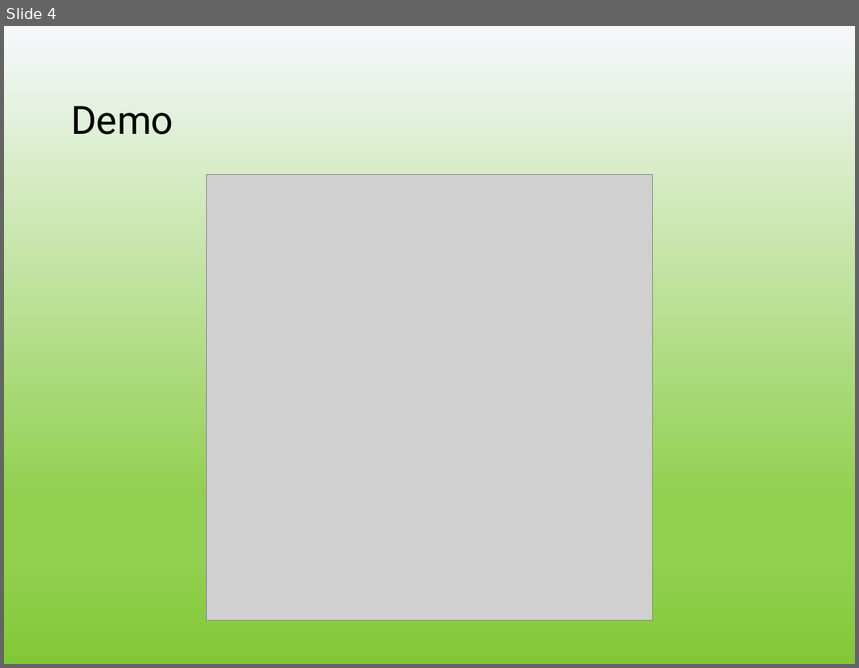
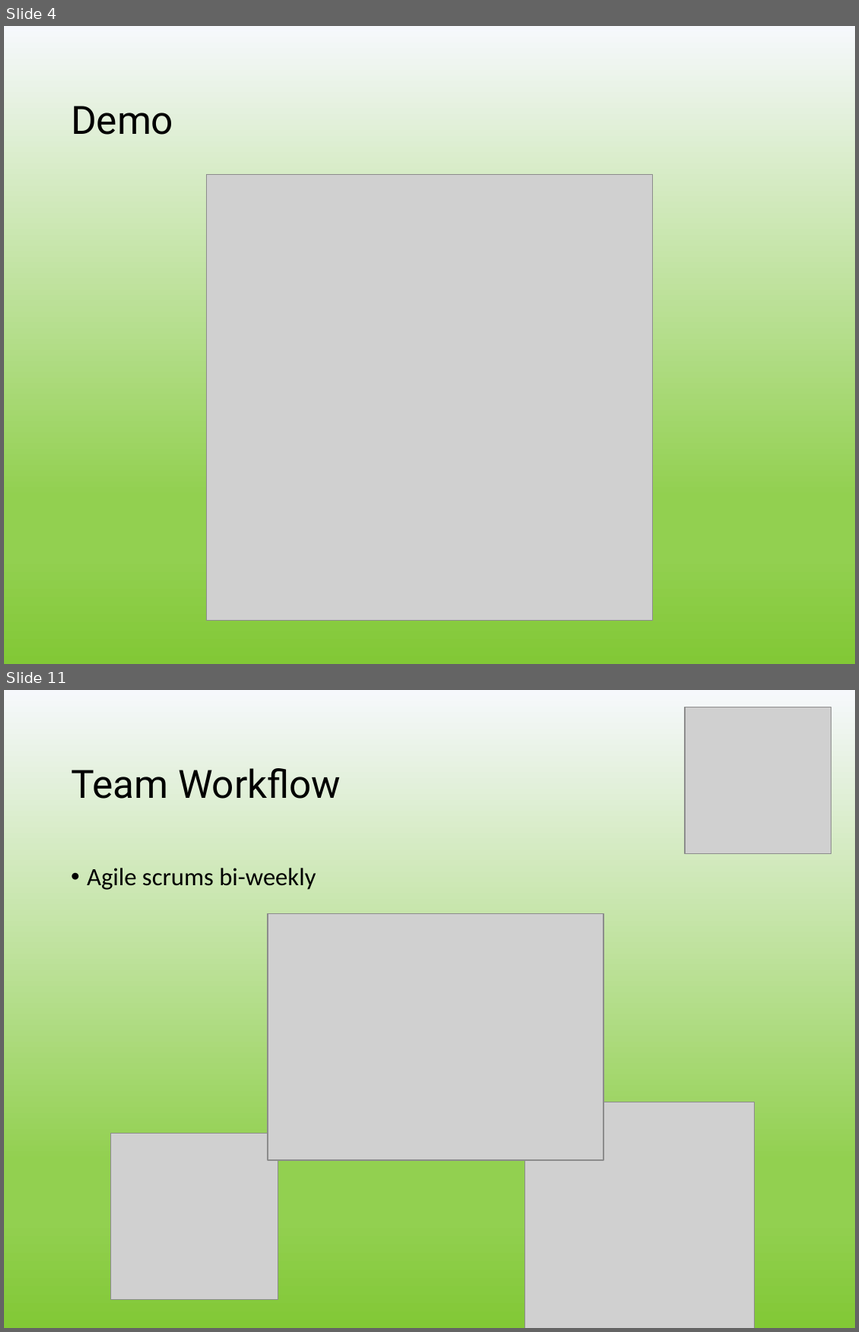
Before and after one commit to vicchig/StudentAgenda, a slide deck: d3/CSC301 TDSB Education app final presentation.pptx. Shown one above the other, each under a label of ours: slide 4 before the commit, slides 4 and 11 after it; the slides between them are not shown. The pictures are 859x668 and 859x1332 pixels, drawn with LibreOffice and Linux fonts; fonts in the diff are those of the drawing; grey boxes stand for pictures; background and template pictures are left out. Boxes give left, top, right and bottom in pixels: in the first picture for what was removed or moved away, otherwise in the second. Text is boxed around its words. In the diff, an @@ line names an element or a change of style, - is before the commit and + after.

```diff
--- a/d3/CSC301 TDSB Education app final presentation.pptx
+++ b/d3/CSC301 TDSB Education app final presentation.pptx
@@ slide 11 added at (x1=4, y1=690, x2=855, y2=1328), background picture (left out) @@
@@ picture added at (x1=685, y1=707, x2=832, y2=853) @@
@@ title added at (x1=71, y1=768, x2=341, y2=799), 33 pt, text #000000 @@
+Team Workflow
@@ text added at (x1=87, y1=868, x2=316, y2=890), 21 pt, text #000000 @@
+• Agile scrums bi-weekly
@@ picture added at (x1=268, y1=914, x2=604, y2=1160) @@
@@ picture added at (x1=525, y1=1102, x2=755, y2=1328) @@
@@ picture added at (x1=111, y1=1134, x2=278, y2=1300) @@
```
Also in this commit, not shown: 7 slides changed, 2 other slides added, 1 slide removed.
